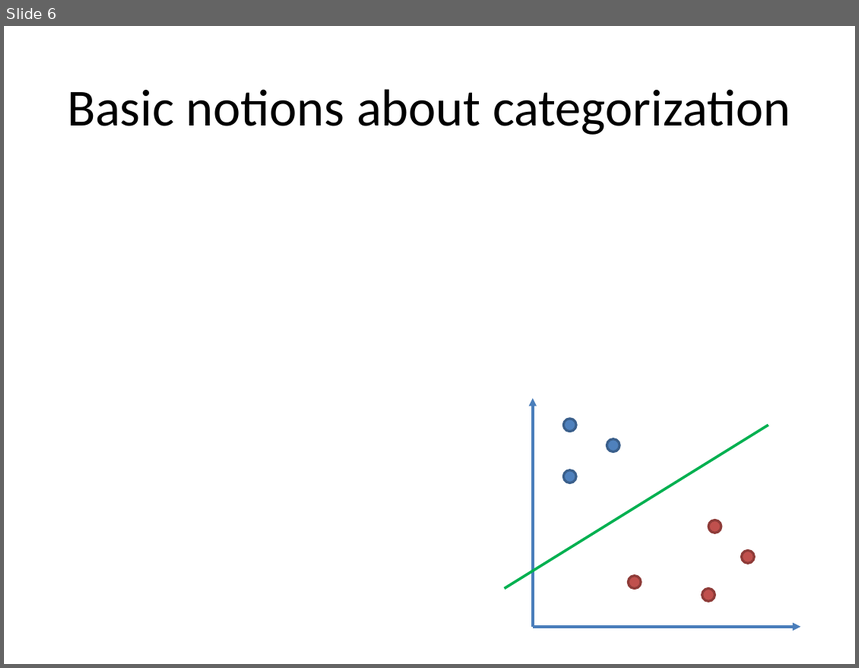
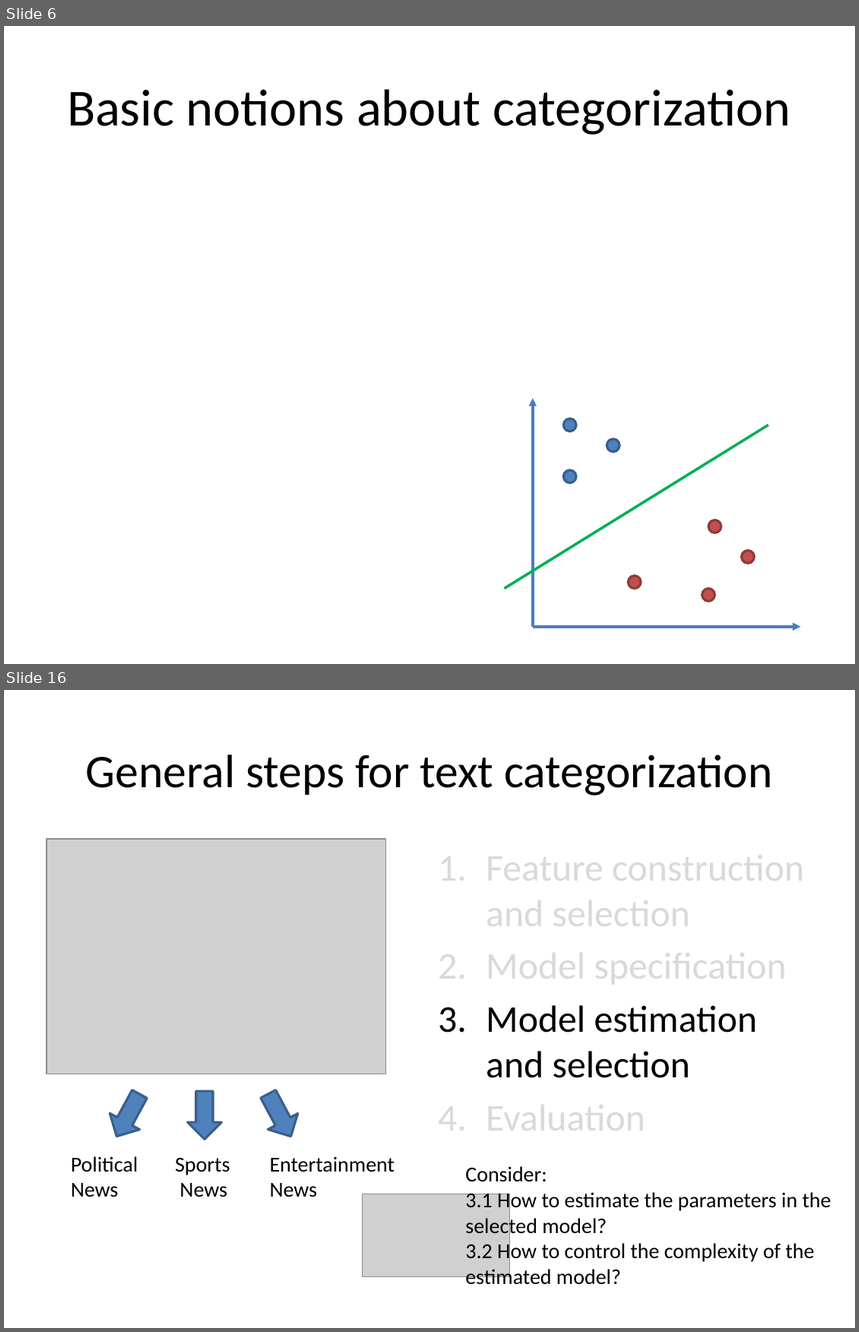
Before and after one commit to wang296/CS6501-Text-Mining, a slide deck: docs/Text Categorization.pptx. Shown one above the other, each under a label of ours: slide 6 before the commit, slides 6 and 16 after it; the slides between them are not shown. The pictures are 859x668 and 859x1332 pixels, drawn with LibreOffice and Linux fonts; fonts in the diff are those of the drawing; grey boxes stand for pictures. Boxes give left, top, right and bottom in pixels: in the first picture for what was removed or moved away, otherwise in the second. Text is boxed around its words. In the diff, an @@ line names an element or a change of style, - is before the commit and + after.

```diff
--- a/docs/Text Categorization.pptx
+++ b/docs/Text Categorization.pptx
@@ slide 16 added at (4,690,855,1328), background #FFFFFF @@
@@ title added at (86,755,772,796), 39.6 pt, text #000000 @@
+General steps for text categorization
@@ picture added at (47,839,386,1075) @@
@@ text added at (486,845,804,1141), 32 pt, text #D9D9D9 @@
+1. Feature construction and selection
+2. Model specification
+3. Model estimation and selection
+4. Evaluation
@@ down arrow added at (102,1087,154,1144), fill #4F81BD, outline #3A5F8C 2 pt @@
@@ down arrow added at (188,1092,222,1139), fill #4F81BD, outline #3A5F8C 2 pt @@
@@ down arrow added at (253,1087,306,1144), fill #4F81BD, outline #3A5F8C 2 pt @@
@@ text added at (71,1157,138,1198), 18 pt, text #000000 @@
+Political News
@@ text added at (175,1158,230,1198), 18 pt, text #000000 @@
+Sports News
@@ text added at (270,1157,395,1198), 18 pt, text #000000 @@
+Entertainment News
@@ text added at (465,1167,832,1285), 18 pt, text #000000 @@
+Consider:
+3.1 How to estimate the parameters in the selected model?
+3.2 How to control the complexity of the estimated model?
@@ picture added at (363,1195,509,1277) @@
```
Also in this commit, not shown: 3 slides changed, 8 other slides added, 1 other file.
